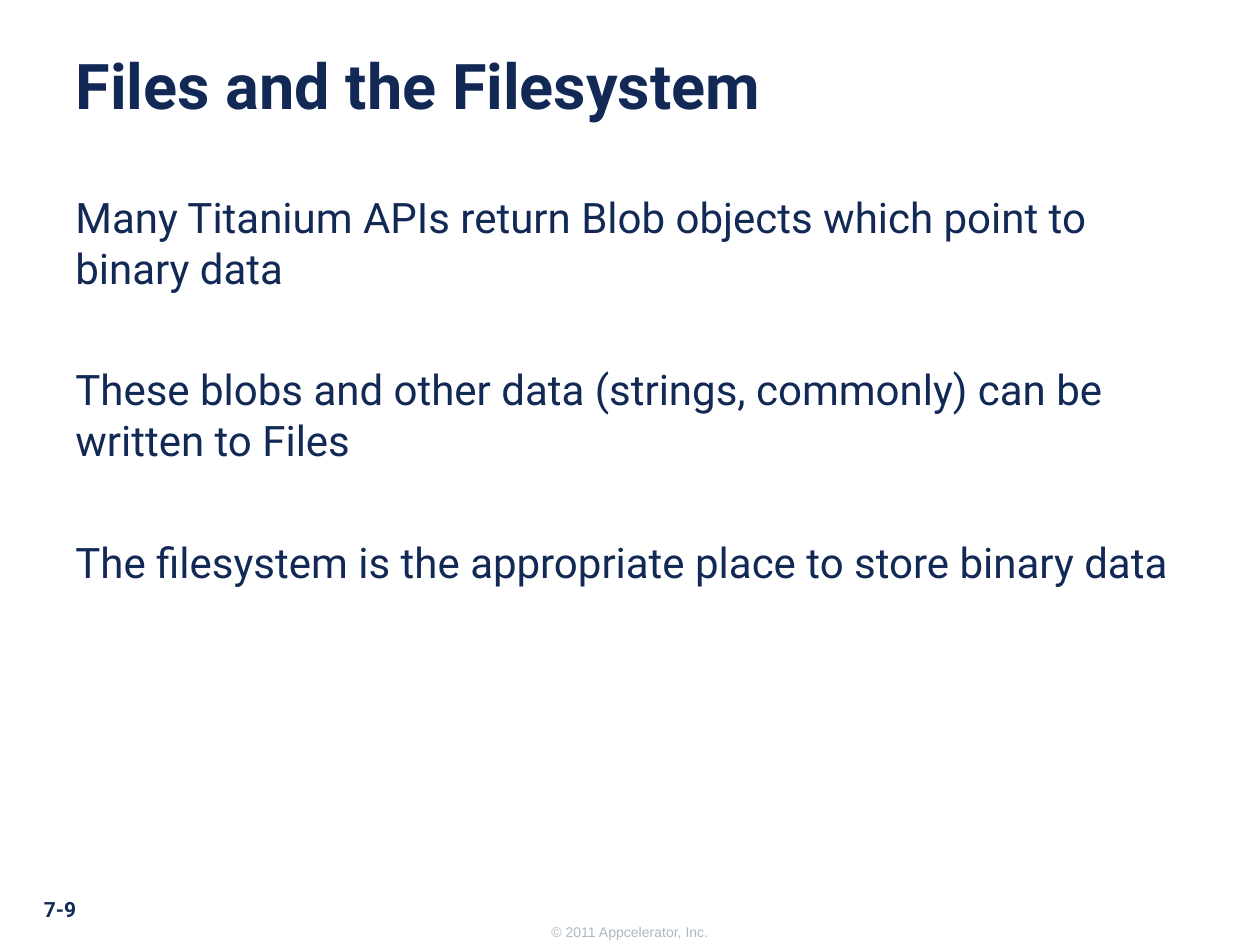
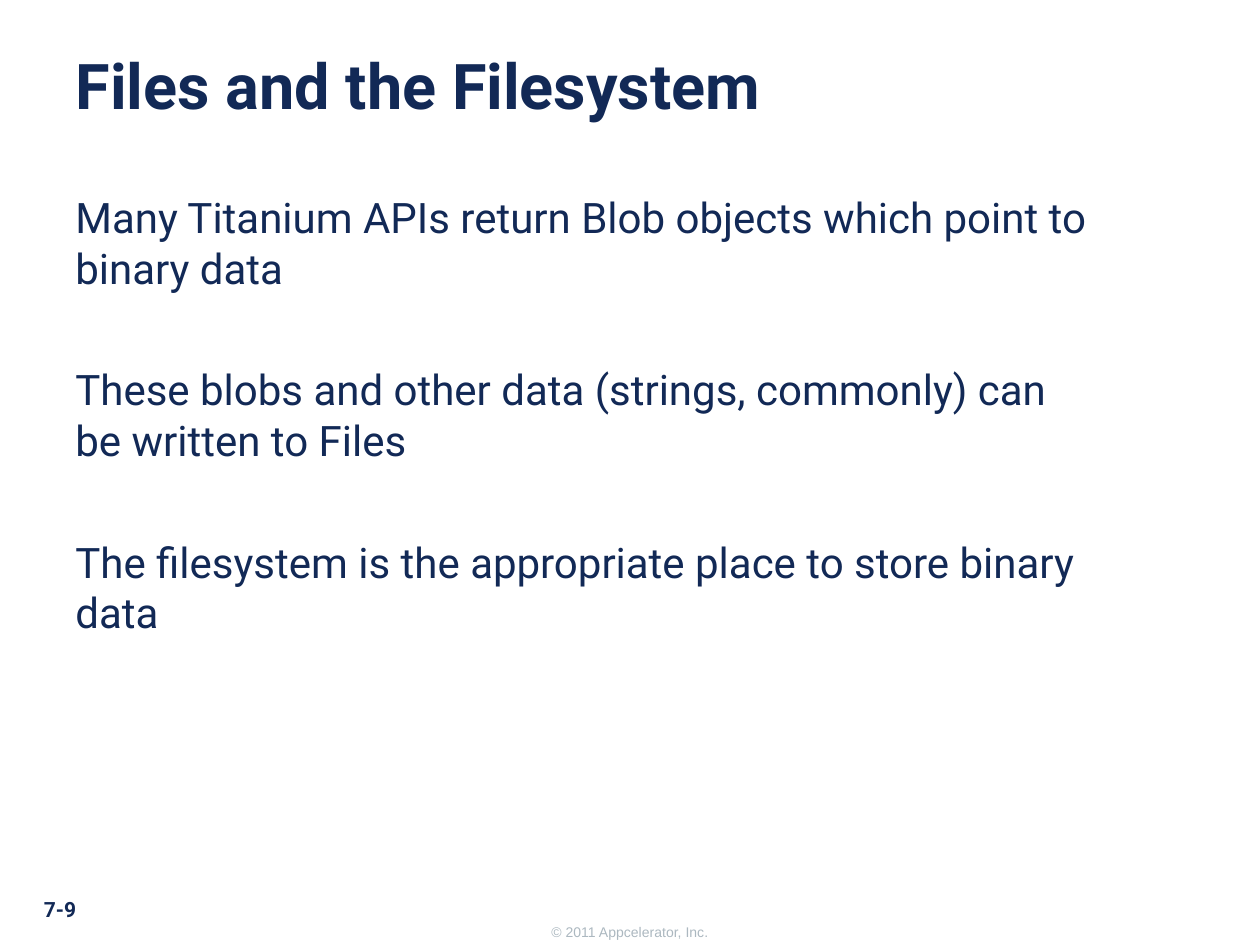
Before and after one commit to appcelerator-training-archive/tcad_certification, a slide deck: slide 9 of 260/260.ppt. Drawn at 1260x945 pixels with LibreOffice and Linux fonts; fonts in the diff are those of the drawing; background and template pictures are left out. Boxes give left, top, right and bottom in pixels: in the first picture for what was removed or moved away, otherwise in the second. Text is boxed around its words. In the diff, an @@ line names an element or a change of style, - is before the commit and + after.

```diff
--- a/260/260.ppt
+++ b/260/260.ppt
@@ text "Many Titanium APIs return Blob ..." rewrapped from box(75, 201, 1167, 587) to box(75, 201, 1086, 629) @@
```
Also in this commit, not shown: 1 other slide changed, 4 other files.
